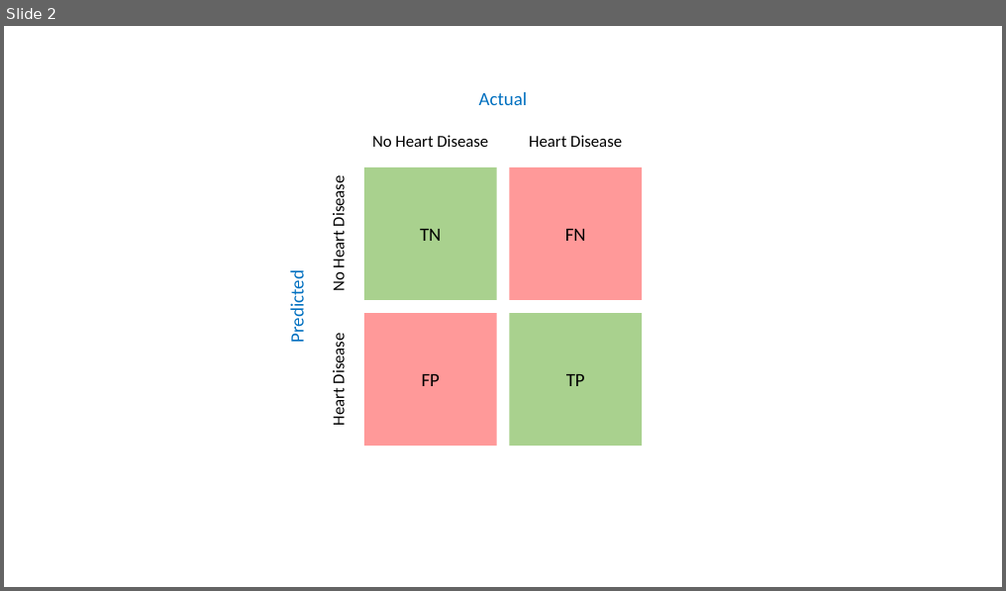
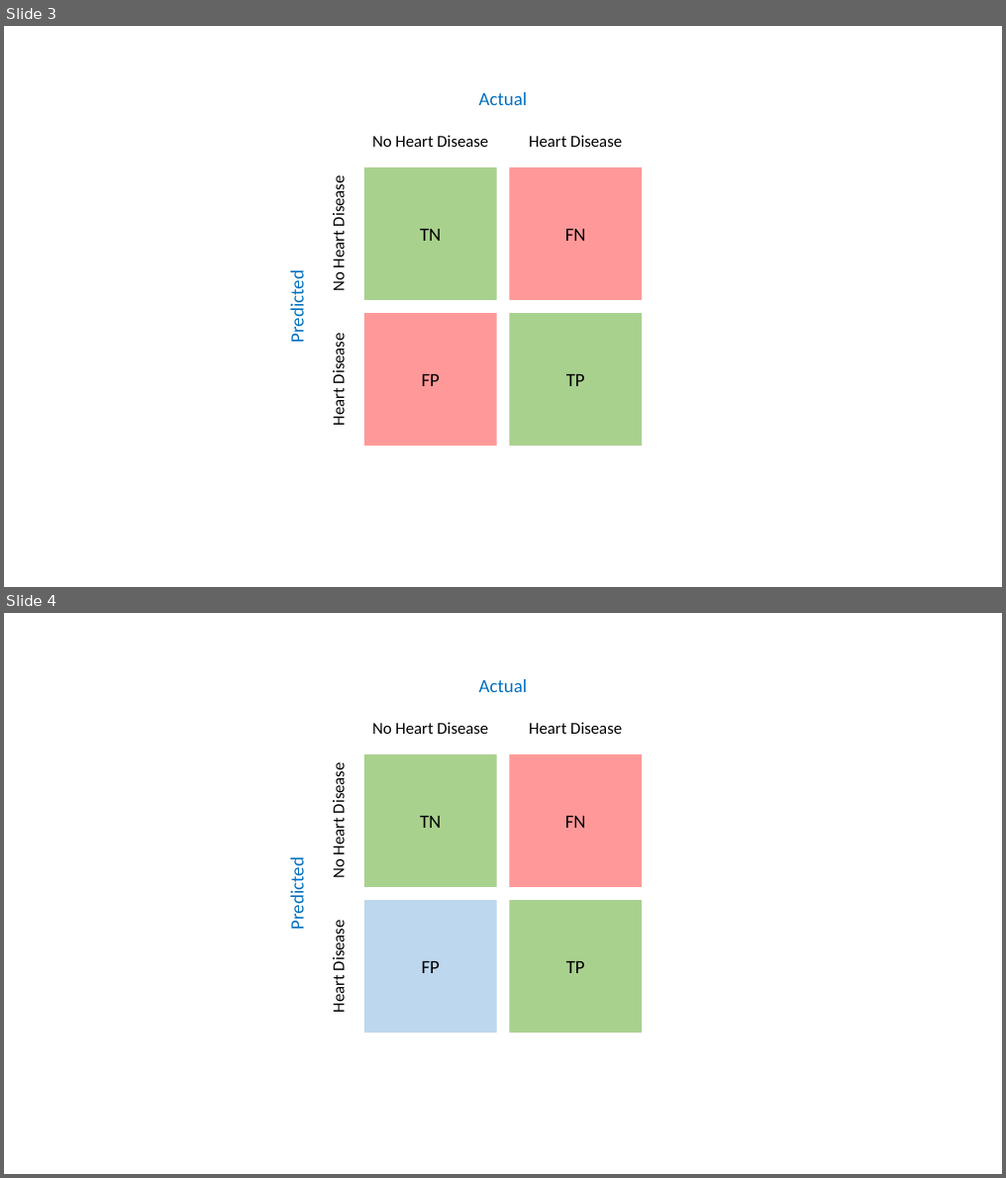
Before and after one commit to AnaliticaComputacional-2023-10/Proyecto2, a slide deck: Reportes/Originales/k fold Cross Validation.pptx. Shown one above the other, each under a label of ours: slide 2 before the commit, slides 3 and 4 after it. The pictures are 1006x591 and 1006x1178 pixels, drawn with LibreOffice and Linux fonts; fonts in the diff are those of the drawing. Boxes give left, top, right and bottom in pixels: in the first picture for what was removed or moved away, otherwise in the second. Text is boxed around its words. In the diff, an @@ line names an element or a change of style, - is before the commit and + after.

```diff
--- a/Reportes/Originales/k fold Cross Validation.pptx
+++ b/Reportes/Originales/k fold Cross Validation.pptx
@@ slide 4 added at [4,613,1002,1174], background #FFFFFF @@
@@ text added at [479,679,528,692], 18 pt, text #0070C0 @@
+Actual
@@ text added at [372,722,488,734], 16 pt, text #000000 @@
+No Heart Disease
@@ text added at [529,722,622,734], 16 pt, text #000000 @@
+Heart Disease
@@ rectangle added at [364,755,497,887], fill #A9D18E, 18 pt, text #000000 @@
+TN
@@ rectangle added at [509,755,642,887], fill #FF9999, 18 pt, text #000000 @@
+FN
@@ text added at [329,767,349,877], 16 pt, text #000000 @@
+No Heart Disease
@@ text added at [286,864,309,928], 18 pt, text #0070C0 @@
+Predicted
@@ rectangle added at [364,900,497,1033], fill #BDD7EE, 18 pt, text #000000 @@
+FP
@@ rectangle added at [509,900,642,1033], fill #A9D18E, 18 pt, text #000000 @@
+TP
@@ text added at [329,925,349,1012], 16 pt, text #000000 @@
+Heart Disease
@@ what was slide 2 is now slide 3 @@
```
Also in this commit, not shown: 1 other slide added, 8 other files.
